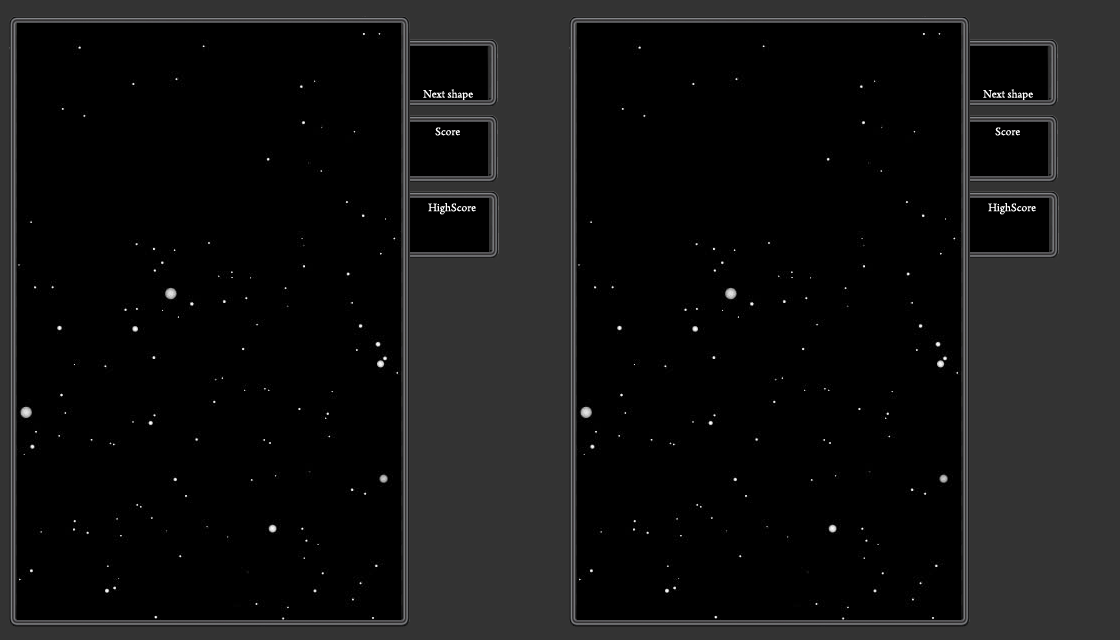
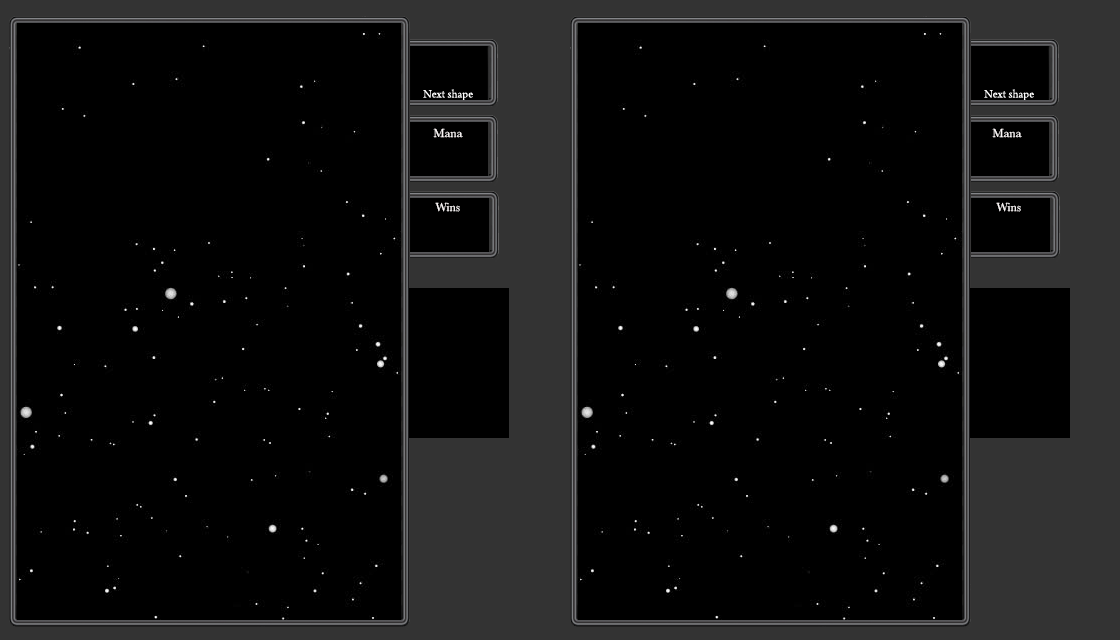
Layered file, before and after one edit (1120×640). Changes by layer:
added group "Player2" with 4 layers above "Player1" over <box>569,16,1070,627</box>
added layer "Layer 2 copy" in group "Player2" over <box>970,288,1070,438</box>
added layer "Wins copy" in group "Player2" over <box>996,202,1021,212</box>
added layer "Mana copy" in group "Player2" over <box>992,128,1022,138</box>
added layer "Háttér másolata copy" in group "Player2" over <box>569,16,1070,627</box>
added group "Player1" with 4 layers above "réteg 1" over <box>409,127,509,438</box>
added layer "Layer 2" in group "Player1" over <box>409,288,509,438</box>
added layer "Wins" in group "Player1" over <box>435,202,460,212</box>
added layer "Mana" in group "Player1" over <box>433,128,463,138</box>
moved "Háttér másolata" into group "Player1", painted on it over <box>409,127,509,438</box>
removed layer "Háttér másolata 2" over <box>409,16,1070,627</box>
